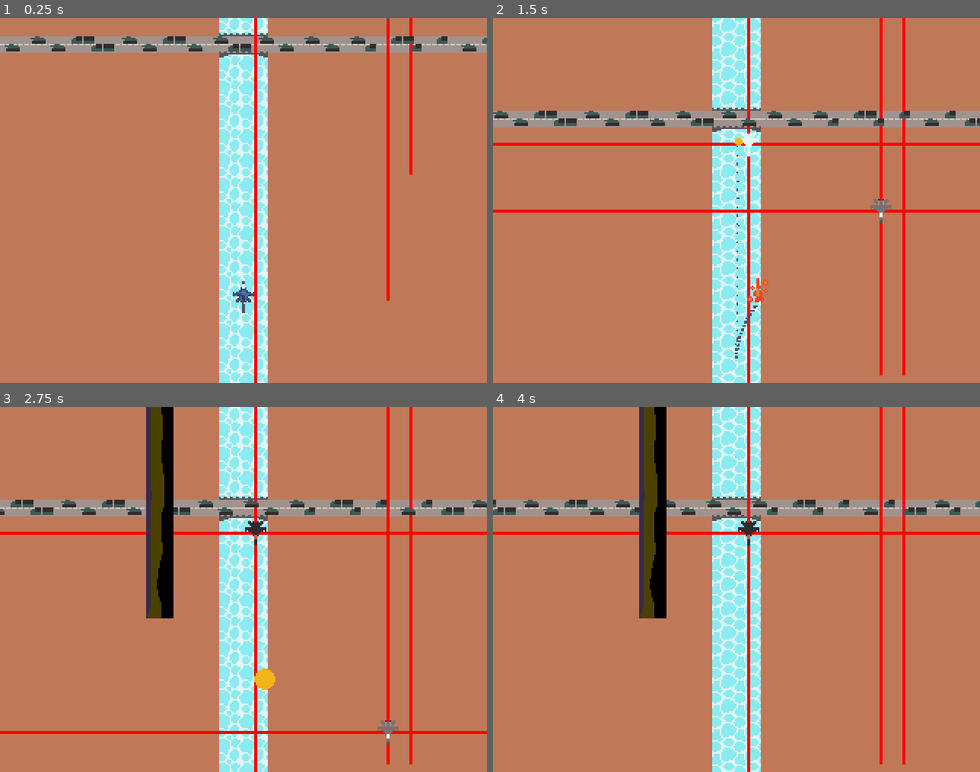
Above: before the commit, frames 1-4 (two rows, left to right).
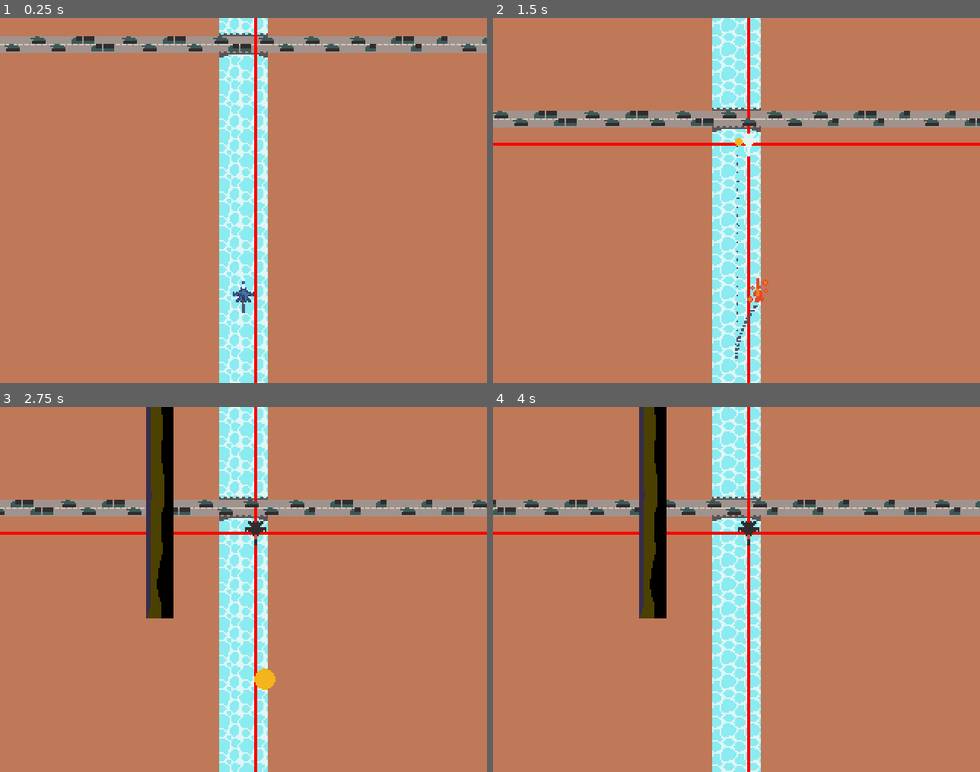
Above: after the commit, the same moments.

Repository: Vanawy/river-raid-godot
Game: Godot game, scene res://main.tscn
The game is run twice, just before and just after one commit, with the same random seed, the same clock (stepped at 60 frames per second) and the same inputs.
Inputs:
- Up to frame 1 (0.25 s): no input
- Up to frame 2 (1.5 s): hold D (move_right) 0.53-1.28 s; tap Space (player_fire) at 0.6, 1.35 s; hold S (move_down) from 1.28 s (still down)
- Up to frame 3 (2.75 s): release S (move_down) at 2.03 s; hold D (move_right) from 2.03 s (still down); tap Space (player_fire) at 2.1 s
- Up to frame 4 (4 s): release D (move_right) at 2.78 s; hold Up (move_up) 2.78-3.53 s; tap Space (player_fire) at 2.85, 3.6 s; hold Left (move_left) from 3.53 s (still down)

The runs differ from the first frame. In frame 1, 0.7% of the frame differs, in the area x 79-85%, y 0-78%; in frame 2, 2.1%; in frame 3, 2.1%, in the area x 0-100%, y 0-98%; in frame 4, 1.2%.

Commit message:
Add types

Diff:
--- a/Bridge.gd
+++ b/Bridge.gd
@@ -1,21 +1,23 @@
 extends Node2D
 
-@onready var bridgeEntity = $Bridge as Enemy
+@onready var bridgeEntity: Enemy = $Bridge
 
-@onready var vehiclesLine = $Vehicles as GPUParticles2D
-@onready var vehiclesLine2 = $Vehicles2 as GPUParticles2D
+@onready var vehiclesLine: GPUParticles2D = $Vehicles
+@onready var vehiclesLine2: GPUParticles2D = $Vehicles2
 
-@onready var spriteOk = $Bridge/Ok
-@onready var spriteDestroyed = $Sunk
+@onready var spriteOk: Sprite2D = $Bridge/Ok
+@onready var spriteDestroyed: Sprite2D = $Sunk
 
 # Called when the node enters the scene tree for the first time.
 func _ready() -> void:
 	spriteDestroyed.visible = false
-	bridgeEntity.destroyed.connect(func():
-		vehiclesLine.emitting = false
-		vehiclesLine.visible = false
-		vehiclesLine2.emitting = false
-		vehiclesLine2.visible = false
-		spriteOk.visible = false
-		spriteDestroyed.visible = true
-	)
+	@warning_ignore("unsafe_method_access")
+	bridgeEntity.destroyed.connect(destroy)
+
+func destroy() -> void:
+	vehiclesLine.emitting = false
+	vehiclesLine.visible = false
+	vehiclesLine2.emitting = false
+	vehiclesLine2.visible = false
+	spriteOk.visible = false
+	spriteDestroyed.visible = true
--- a/Jet.gd
+++ b/Jet.gd
@@ -9,46 +9,47 @@
 	FULL_RIGHT,
 }
 
-var H_SPEED = 70
+var H_SPEED: float = 70
 
-var BASE_V_SPEED = 70
-var V_SPEED_CHANGE = 100
+var BASE_V_SPEED: float = 70
+var V_SPEED_CHANGE: float = 100
 
 @onready var sprite : AnimatedSprite2D = $AnimatedSprite2D
 @onready var smoke_emitter : GPUParticles2D = $Smoke
 @onready var flares : GPUParticles2D = $Flares
 
-@onready var rocket_scn = preload("res://jet/rocket.tscn")
+@onready var rocket_scn: PackedScene = preload("res://jet/rocket.tscn")
 
 
-var velocity = Vector2.ZERO
+var velocity: Vector2 = Vector2.ZERO
 var state : States = States.FORWARD
 
-var is_dead = false
+var is_dead: bool = false
 
-@export var _flares_count = 3
+@export var _flares_count: int = 3
 
-func _ready():
+func _ready() -> void:
 	var hitbox : Area2D = $Hitbox
 	hitbox.body_entered.connect(on_collision)
 	var countermeasures_area : Area2D = $CounterMeasuresArea
-	countermeasures_area.body_entered.connect(func(body: Node2D):
+	countermeasures_area.body_entered.connect(func(body: Node2D) -> void:
 		if body is EnemyRocket:
 			launch_flares(body)
 	)
 
 
-func on_collision(body : Node2D):
+func on_collision(body : Node2D) -> void:
 	if body is EnemyRocket:
-		if not body.is_confused:
+		var enemy_rocket: EnemyRocket = body
+		if not enemy_rocket.is_confused:
 			death()
-			body.destroy()
+			enemy_rocket.destroy()
 	if body is Level:
 		death()
 	if body is Enemy:
 		death()
 
-func _process(_delta):
+func _process(_delta: float) -> void:
 	if is_dead:
 		return
 
@@ -56,15 +57,15 @@
 	if Input.is_action_just_pressed("player_fire"):
 		fire()
 
-func fire():
-	var new_rocket = rocket_scn.instantiate() as Rocket
+func fire() -> void:
+	var new_rocket: Rocket = rocket_scn.instantiate()
 	add_sibling.call_deferred(new_rocket)
 	new_rocket.speed += -velocity.y
 	new_rocket.global_position = global_position
 	new_rocket.global_rotation = -PI/2
 
-func update_state():
-	var hspeed = abs(velocity.x)
+func update_state() -> void:
+	var hspeed: float = abs(velocity.x)
 	if hspeed > 24:
 		state = States.FULL_LEFT if velocity.x < 0 else States.FULL_RIGHT
 	elif hspeed > 2:
@@ -74,11 +75,11 @@
 
 	sprite.frame = state
 
-func _physics_process(delta):
+func _physics_process(delta: float) -> void:
 	if is_dead:
 		return
 
-	var move = Input.get_vector("move_left", "move_right", "move_up", "move_down")
+	var move: Vector2 = Input.get_vector("move_left", "move_right", "move_up", "move_down")
 
 	velocity.x = lerpf(velocity.x, H_SPEED * move.x, delta * 3)
 	velocity.y = lerpf(velocity.y, -BASE_V_SPEED + move.y * V_SPEED_CHANGE, delta * 5)
@@ -87,20 +88,20 @@
 	position += velocity * delta
 
 
-func death():
+func death() -> void:
 	is_dead = true
 	velocity = Vector2.ZERO
 	create_explosion()
-	$Smoke.emitting = false
-	$AnimatedSprite2D.visible = false
+	smoke_emitter.emitting = false
+	sprite.visible = false
 
-@onready var explosion_scenes = [
+@onready var explosion_scenes: Array[PackedScene] = [
 	preload("res://jet/explosion_top.tscn"),
 	preload("res://jet/explosion_left.tscn"),
 	preload("res://jet/explosion_right.tscn"),
 ]
 
-func launch_flares(rocket: Node2D):
+func launch_flares(rocket: EnemyRocket) -> void:
 		if rocket.is_confused:
 			return
 		if _flares_count < 1:
@@ -112,11 +113,11 @@
 		if (is_instance_valid(rocket)):
 			rocket.confuse()
 
-func create_explosion():
-	var n = 0
+func create_explosion() -> void:
+	var n: int = 0
 	if state > States.FORWARD:
 		n = 2
 	elif state < States.FORWARD:
 		n = 1
-	var explosion = explosion_scenes[n].instantiate() as Node2D
+	var explosion: Node2D = explosion_scenes[n].instantiate()
 	add_child.call_deferred(explosion)
--- a/enemies/AntiAirRocketLauncher.gd
+++ b/enemies/AntiAirRocketLauncher.gd
@@ -2,12 +2,12 @@
 
 @export var detection_area : Area2D
 
-@onready var rocket_tscn = preload("res://enemies/rocket.tscn")
+@onready var rocket_tscn: PackedScene = preload("res://enemies/rocket.tscn")
 
 func _ready() -> void:
 	detection_area.body_entered.connect(target_detected)
 
-func target_detected(target : Node2D):
+func target_detected(target : Node2D) -> void:
 	if not target is Jet:
 		return
 	print("target detected")
@@ -15,8 +15,8 @@
 	print("launch rocket")
 	launch_rocket(target)
 
-func launch_rocket(target : Jet):
-	var new_rocket = rocket_tscn.instantiate() as EnemyRocket
+func launch_rocket(target : Jet) -> void:
+	var new_rocket: EnemyRocket = rocket_tscn.instantiate()
 	get_tree().get_root().add_child.call_deferred(new_rocket)
 	new_rocket.set_target(target)
 	new_rocket.global_position = global_position
--- a/enemies/EnemySpawner.gd
+++ b/enemies/EnemySpawner.gd
@@ -1,25 +1,34 @@
 extends Node2D
 class_name EnemySpawner
 
+var spawn_area : Vector2;
+var level : Level;
+var enemies_spawned: bool = false;
 
-func spawn_jets(bot_left: Node2D, top_right: Node2D, count: int):
-	var spawn_area = Vector2(
-		top_right.position.x - bot_left.position.x,
-		abs(bot_left.position.y - top_right.position.y)
-	)
+@onready var enemy_jet_scene: PackedScene = preload("res://enemies/jet/enemy_jet.tscn")
 
-	var enemy_jet_scene = preload("res://enemies/jet/enemy_jet.tscn")
+func spawn_jets(_level: Level, count: int) -> void:
+	level = _level
+	spawn_area = level.top_right.position - level.bot_left.position
 
-	for i in range(count):
-		var pos = bot_left.global_position + Vector2(
+	for i: int  in range(count):
+		var pos := Vector2(
 			randf_range(0, spawn_area.x),
-			-randf_range(0, spawn_area.y),
+			randf_range(0, spawn_area.y),
 		)
 
-		var enemy = enemy_jet_scene.instantiate() as EnemyJet
-		enemy.global_position = pos
+		var enemy: EnemyJet = enemy_jet_scene.instantiate()
+		enemy.position = pos
 		enemy.rotate(PI)
-		add_sibling(enemy)
+		level.add_child(enemy)
 
 
-		print("enemy spawned at " + str(pos.x) + ", " + str(pos.y))
+		print("enemy spawned at " + str(enemy.global_position.x) + ", " + str(enemy.global_position.y))
+
+	enemies_spawned = true
+
+func _draw() -> void:
+	if !enemies_spawned:
+		queue_redraw()
+		return
+	draw_rect(Rect2(level.position, spawn_area), Color.GREEN, false, 10.0);
--- a/enemies/enemy_rocket.gd
+++ b/enemies/enemy_rocket.gd
@@ -1,25 +1,28 @@
 extends AnimatableBody2D
 class_name EnemyRocket
 
-const MAX_SPEED = 140
+const MAX_SPEED: float = 140
 
-@export var speed = 30
+@export var speed: float = 30
+@export var target: Jet = null
 
-@export var target : Jet = null
+var is_confused: bool = false
+var target_rotation: float = rotation
 
-var is_confused = false
-
-var target_rotation = rotation
+@onready var hitbox: CollisionShape2D = $CollisionShape2D
+@onready var explosion: AnimatedSprite2D = $Explosion
+@onready var sprite: AnimatedSprite2D = $Sprite
+@onready var smoke_emitter: GPUParticles2D = $Smoke
 
 # Called when the node enters the scene tree for the first time.
-func _ready():
-	var visibility_notifier = $VisibleOnScreenNotifier2D as VisibleOnScreenNotifier2D
+func _ready() -> void:
+	var visibility_notifier: VisibleOnScreenNotifier2D = $VisibleOnScreenNotifier2D
 	visibility_notifier.screen_exited.connect(destroy)
 
 func _process(_delta: float) -> void:
 	queue_redraw()
 
-func _physics_process(delta):
+func _physics_process(delta: float) -> void:
 	if speed == 0:
 		return
 
@@ -28,7 +31,7 @@
 	if (abs(target_rotation - rotation) > 0.1):
 		rotation = lerp(rotation, target_rotation, delta)
 	move_local_x(speed * delta)
-	var col = move_and_collide(Vector2.ZERO) as KinematicCollision2D
+	var col := move_and_collide(Vector2.ZERO)
 	if col and col.get_collider() is Level:
 		destroy()
 
@@ -38,25 +41,25 @@
 		if target.is_dead:
 			confuse()
 
-func confuse():
+func confuse() -> void:
 	is_confused = true
 	target = null
 	target_rotation += [-PI/2, PI/2].pick_random()
 
 
-func destroy():
+func destroy() -> void:
 	speed = 0
-	$CollisionShape2D.set_deferred("disabled", false)
-	$CollisionShape2D/Smoke.emitting = false
-	$CollisionShape2D/Rocket.visible = false
-	var explosion = $Explosion as AnimatedSprite2D
+	hitbox.disabled = false
+	smoke_emitter.emitting = false
+	sprite.visible = false
 	explosion.visible = true
 	explosion.play()
+
 	await explosion.animation_finished
 	await get_tree().create_timer(2).timeout
 	queue_free()
 
-func set_target(new_target : Node2D):
+func set_target(new_target : Node2D) -> void:
 	target = new_target
 
 func _draw() -> void:
--- a/enemies/jet/enemy_jet.gd
+++ b/enemies/jet/enemy_jet.gd
@@ -2,8 +2,8 @@
 class_name EnemyJet
 
 
-var BASE_V_SPEED = 70
-var V_SPEED_CHANGE = 32
+var BASE_V_SPEED: float = 70
+var V_SPEED_CHANGE: float = 32
 
 
 enum States {
@@ -15,20 +15,20 @@
 }
 var state : States = States.FORWARD
 
-var hp = 1
+var hp: int = 1
 
 @onready var sprite : AnimatedSprite2D = $AnimatedSprite2D
 @onready var smoke_emitter : GPUParticles2D = $Smoke
 # @onready var flares : GPUParticles2D = $Flares
 
 
-var velocity = Vector2.ZERO
+var velocity: Vector2 = Vector2.ZERO
 
-var is_dead = false
+var is_dead: bool = false
 
 # @export var _flares_count = 1
 
-func _ready():
+func _ready() -> void:
 	var hitbox : Area2D = $Hitbox
 	hitbox.body_entered.connect(on_collision)
 	# var countermeasures_area : Area2D = $CounterMeasuresArea
@@ -37,19 +37,20 @@
 	# 		launch_flares(body)
 	# )
 
-func on_collision(body : Node2D):
+func on_collision(body : Node2D) -> void:
 	if body is Jet:
 		death()
-		body.death()
+		var jet: Jet = body
+		jet.death()
 
-func _process(_delta):
+func _process(_delta: float) -> void:
 	if is_dead:
 		return
 
 	update_state()
 
-func update_state():
-	var hspeed = abs(velocity.x)
+func update_state() -> void:
+	var hspeed: float = abs(velocity.x)
 	if hspeed > 24:
 		state = States.FULL_LEFT if velocity.x < 0 else States.FULL_RIGHT
 	elif hspeed > 2:
@@ -58,11 +59,11 @@
 		state = States.FORWARD
 	sprite.frame = state
 
-func _physics_process(delta):
+func _physics_process(delta: float) -> void:
 	if is_dead:
 		return
 
-	var z = 0
+	var z: float  = 0
 
 	velocity.y = lerpf(velocity.y, -BASE_V_SPEED + z * V_SPEED_CHANGE, delta * 5)
 	smoke_emitter.amount_ratio = 1 + z * 0.3
@@ -70,27 +71,21 @@
 	position += transform.basis_xform(velocity * delta)
 	#position += velocity * delta
 
-func damage():
+func damage() -> void:
 	if is_dead:
 		return
 	hp -= 1
 	if hp < 1:
 		death()
 
-func death():
+func death() -> void:
 	is_dead = true
 	velocity = Vector2.ZERO
 	create_explosion()
-	$Smoke.emitting = false
+	smoke_emitter.emitting = false
 	sprite.play("explosion")
-	var hitbox = $Hitbox as Area2D
+	var hitbox: Area2D = $Hitbox
 	hitbox.body_entered.disconnect(on_collision)
-
-@onready var explosion_scenes = [
-	preload("res://jet/explosion_top.tscn"),
-	preload("res://jet/explosion_left.tscn"),
-	preload("res://jet/explosion_right.tscn"),
-]
 
 # func launch_flares(rocket: Node2D):
 # 	if rocket.is_confused:
@@ -104,11 +99,11 @@
 # 	if (is_instance_valid(rocket)):
 # 		rocket.confuse()
 
-func create_explosion():
+func create_explosion() -> void:
 	pass
 
 
-func _draw():
-	var size = 1000
+func _draw() -> void:
+	var size: float = 1000
 	draw_line(Vector2(-size, 0), Vector2(size, 0), Color.RED, 2);
 	draw_line(Vector2(0, -size), Vector2(0, size), Color.RED, 2);
--- a/enemies/rocket.tscn
+++ b/enemies/rocket.tscn
@@ -4,9 +4,6 @@
 [ext_resource type="Script" path="res://enemies/enemy_rocket.gd" id="2_2vw3i"]
 [ext_resource type="Texture2D" uid="uid://b58yt6ks1uidw" path="res://smoke1x1.png" id="3_xcf3w"]
 [ext_resource type="Texture2D" uid="uid://8u3mnaoxx7lr" path="res://explosion_top.png" id="4_pl12o"]
-
-[sub_resource type="CircleShape2D" id="CircleShape2D_kinpr"]
-radius = 2.0
 
 [sub_resource type="ParticleProcessMaterial" id="ParticleProcessMaterial_b3qkp"]
 lifetime_randomness = 0.38
@@ -37,6 +34,9 @@
 "name": &"default",
 "speed": 5.0
 }]
+
+[sub_resource type="CircleShape2D" id="CircleShape2D_kinpr"]
+radius = 2.0
 
 [sub_resource type="AtlasTexture" id="AtlasTexture_5pci5"]
 atlas = ExtResource("4_pl12o")
@@ -87,27 +87,29 @@
 scale = Vector2(1, 4.17398)
 rect = Rect2(-5, 0, 10, 100)
 
-[node name="CollisionShape2D" type="CollisionShape2D" parent="."]
-position = Vector2(-2, 0)
+[node name="Smoke" type="GPUParticles2D" parent="."]
+z_index = -1
+position = Vector2(-6, 2.50975e-05)
 rotation = 1.57079
-shape = SubResource("CircleShape2D_kinpr")
-
-[node name="Smoke" type="GPUParticles2D" parent="CollisionShape2D"]
-z_index = -1
-position = Vector2(0, 4)
 amount = 100
 process_material = SubResource("ParticleProcessMaterial_b3qkp")
 texture = ExtResource("3_xcf3w")
 visibility_rect = Rect2(-1, 0, 2, 200)
 
-[node name="Rocket" type="AnimatedSprite2D" parent="CollisionShape2D"]
+[node name="Sprite" type="AnimatedSprite2D" parent="."]
 z_index = 5
-position = Vector2(0, -2)
+position = Vector2(0, -1.25488e-05)
+rotation = 1.57079
 sprite_frames = SubResource("SpriteFrames_bj14m")
 autoplay = "default"
 frame_progress = 0.666847
 centered = false
 offset = Vector2(-2, 0)
+
+[node name="CollisionShape2D" type="CollisionShape2D" parent="."]
+position = Vector2(-2, 0)
+rotation = 1.57079
+shape = SubResource("CircleShape2D_kinpr")
 
 [node name="Explosion" type="AnimatedSprite2D" parent="."]
 visible = false
--- a/enemy.gd
+++ b/enemy.gd
@@ -1,19 +1,15 @@
 extends AnimatableBody2D
 class_name Enemy
 
-@export var hp = 1
+@export var hp : int = 1
 
 signal destroyed
 
-# Called when the node enters the scene tree for the first time.
-func _ready():
-	pass # Replace with function body.
-
-func damage():
+func damage() -> void:
 	hp -= 1
 	if hp < 1:
 		_destroy()
 
-func _destroy():
+func _destroy() -> void:
 	destroyed.emit()
 	queue_free()
--- a/jet/jet.tscn
+++ b/jet/jet.tscn
@@ -48,6 +48,7 @@
 collision_layer = 256
 collision_mask = 13
 script = ExtResource("1_tmj2b")
+_flares_count = null
 
 [node name="AnimatedSprite2D" type="AnimatedSprite2D" parent="."]
 sprite_frames = ExtResource("2_6il8l")
--- a/jet/rocket.gd
+++ b/jet/rocket.gd
@@ -1,40 +1,42 @@
 extends Area2D
 class_name Rocket
 
-var speed = 100
+var speed: float = 100
+
+@onready var smoke: GPUParticles2D = $Smoke
+@onready var sprite: AnimatedSprite2D = $Sprite
+@onready var explosion: AnimatedSprite2D = $Explosion
 
 # Called when the node enters the scene tree for the first time.
-func _ready():
-	var visibility_notifier = $VisibleOnScreenNotifier2D as VisibleOnScreenNotifier2D
+func _ready() -> void:
+	var visibility_notifier: VisibleOnScreenNotifier2D = $VisibleOnScreenNotifier2D
 	visibility_notifier.screen_exited.connect(destroy)
 	body_entered.connect(hit)
 
-# Called every frame. 'delta' is the elapsed time since the previous frame.
-func _process(_delta):
-	pass
 
-func _physics_process(delta):
+func _physics_process(delta: float) -> void:
 	move_local_x(speed * delta)
 
-func destroy():
+func destroy() -> void:
 	speed = 0
-	$Smoke.emitting = false
-	$Rocket.visible = false
-	var explosion = $Explosion as AnimatedSprite2D
+	smoke.emitting = false
+	sprite.visible = false
 	explosion.visible = true
 	explosion.play()
 	await get_tree().create_timer(2).timeout
 	queue_free()
 
-func hit(body : Node2D):
+func hit(body : Node2D) -> void:
 	#if body is Level:
 		#destroy()
 	if body is Enemy:
-		body.damage()
+		var enemy: Enemy = body
+		enemy.damage()
 
 	if body is EnemyJet:
-		if (body as EnemyJet).is_dead:
+		var enemy: EnemyJet = body
+		if enemy.is_dead:
 			return
-		body.damage()
+		enemy.damage()
 
 	destroy()
--- a/jet/rocket.tscn
+++ b/jet/rocket.tscn
@@ -103,7 +103,7 @@
 position = Vector2(-2, 0)
 sprite_frames = SubResource("SpriteFrames_2rdht")
 
-[node name="Rocket" type="AnimatedSprite2D" parent="."]
+[node name="Sprite" type="AnimatedSprite2D" parent="."]
 z_index = 5
 rotation = 1.57079
 sprite_frames = SubResource("SpriteFrames_bj14m")
--- a/level.gd
+++ b/level.gd
@@ -1,23 +1,22 @@
 extends TileMap
 class_name Level
 
-static var count = 0
-var level_id = 0
+static var count: int = 0
+var level_id: int = 0
 
 signal player_almost_reached_bridge
 signal level_created
 
-var cell_size = Vector2(16, 16)
+var cell_size: Vector2 = Vector2(16, 16)
 
 @onready var bot_left: Node2D = $Bot
 @onready var top_right: Node2D = $Top
 @onready var level_end: Node2D = $LevelEnd
 
 @onready var bridge : Enemy = $Bridge/Bridge
-@onready var enemy_spawner : EnemySpawner = $EnemySpawner
 
 # Called when the node enters the scene tree for the first time.
-func _ready():
+func _ready() -> void:
 	Level.count += 1
 	level_id = Level.count
 
@@ -26,19 +25,19 @@
 	generate_level()
 	print("generation - end")
 
-	($UnloadLevelTrigger as Area2D).body_entered.connect(func (_body):
+	var unload_area: Area2D = $UnloadLevelTrigger
+	unload_area.body_entered.connect(func (_body: Node2D) -> void:
 		print("level " + str(level_id) + " destroyed")
 		queue_free()
 	)
 
-	($NextLevelLoadTrigger as Area2D).body_entered.connect(func (_body):
+	var next_level_area: Area2D = $NextLevelLoadTrigger
+	next_level_area.body_entered.connect(func (_body: Node2D) -> void:
 		print("player almost reached end")
 		player_almost_reached_bridge.emit()
 	)
 
 	print("level " + str(level_id) + "created")
-
-	enemy_spawner.spawn_jets(bot_left, top_right, 10)
 
 	level_created.emit()
 
@@ -49,9 +48,9 @@
 		get_tree().reload_current_scene()
 
 
-func generate_level():
+func generate_level() -> void:
 
-	var bot_left_coordinates = local_to_map(bot_left.position)
+	var bot_left_coordinates: Vector2 = local_to_map(bot_left.position)
 	bot_left_coordinates.y -= 1
 
 	var grid_size : Vector2 = abs((bot_left.position - top_right.position) / cell_size)
@@ -68,45 +67,45 @@
 		#print(curve(i / 10.0))
 		#print(noise.get_noise_1d(i) * curve(i / 10.0))
 
-	var image = Image.create(grid_size.x, grid_size.y, false, Image.FORMAT_RGBA8);
+	var image := Image.create(grid_size.x, grid_size.y, false, Image.FORMAT_RGBA8);
 
 	image.fill(Color.BLACK)
 
-	var curve_color = Color.WHITE
+	var curve_color := Color.WHITE
 	curve_color.a = 0.3
-	var rand_color = Color.RED
+	var rand_color := Color.RED
 	rand_color.a = 0.3
-	var comb_color = Color.GOLD
+	var comb_color := Color.GOLD
 	comb_color.a = 0.3
-	var width_color = Color.BLUE
+	var width_color := Color.BLUE
 	width_color.a = 0.3
 
-	var tree = get_tree()
+	var tree := get_tree()
 
 	for y in range(grid_size.y):
 		if tree:
 			await tree.process_frame
 
 		var yn: float = y / grid_size.y
-		var c = curve(yn)
-		var r = displacement_noise.get_noise_1d(y) / 2
-		var displacement_n = 0.5 + r * c * 0.7
-		var displacement = displacement_n * grid_size.x
+		var c := curve(yn)
+		var r := displacement_noise.get_noise_1d(y) / 2
+		var displacement_n := 0.5 + r * c * 0.7
+		var displacement := displacement_n * grid_size.x
 
-		var min_width = 2
-		var max_width = 6
-		var width = min_width \
+		var min_width := 2
+		var max_width := 6
+		var width := min_width \
 			+ absf(width_noise.get_noise_1d(y)) * c \
 			* (max_width - min_width)
 
-		var left_b = displacement - width
-		var right_b = displacement + width
+		var left_b := displacement - width
+		var right_b := displacement + width
 
 
 		for x in range(grid_size.x):
 			var xn: float = x / grid_size.x
-			var color = Color.BLACK
-			var place_tile = true
+			var color := Color.BLACK
+			var place_tile := true
 
 			#if xn < c:
 				#color = color.blend(curve_color)
@@ -129,7 +128,7 @@
 			if place_tile:
 				set_cell(
 					0,
-					bot_left_coordinates + Vector2i(x, -y),
+					bot_left_coordinates + Vector2(x, -y),
 					0,
 					Vector2(3, 2),
 					0
@@ -140,7 +139,7 @@
 	#image.unlock()
 
 	# If it's the first time, or if you want to upload the whole image
-	var texture = ImageTexture.create_from_image(image)
+	var texture := ImageTexture.create_from_image(image)
 	($"../Sprite2D" as Sprite2D).texture = texture
 
 
--- a/level.tscn
+++ b/level.tscn
@@ -6,7 +6,6 @@
 [ext_resource type="Texture2D" uid="uid://nq7wy07f7eff" path="res://p_vehicles.png" id="4_22n7y"]
 [ext_resource type="Texture2D" uid="uid://cngj2e3n1au6w" path="res://spritesheet.png" id="5_ib5mq"]
 [ext_resource type="Script" path="res://enemy.gd" id="6_t8jai"]
-[ext_resource type="Script" path="res://enemies/EnemySpawner.gd" id="7_d4uah"]
 
 [sub_resource type="RectangleShape2D" id="RectangleShape2D_05i8x"]
 size = Vector2(320, 512)
@@ -111,6 +110,3 @@
 [node name="CollisionShape2D" type="CollisionShape2D" parent="Bridge/Bridge"]
 position = Vector2(16, 8)
 shape = SubResource("RectangleShape2D_g5jmo")
-
-[node name="EnemySpawner" type="Node2D" parent="."]
-script = ExtResource("7_d4uah")
--- a/level_manager.gd
+++ b/level_manager.gd
@@ -1,9 +1,10 @@
 extends Node2D
 class_name LevelManager
 
-var level_scene = preload("res://level.tscn")
+var level_scene : PackedScene = preload("res://level.tscn")
 
 @onready var current_level : Level = $Level
+@onready var enemy_spawner : EnemySpawner = $EnemySpawner
 var next_level : Level = null
 
 # Called when the node enters the scene tree for the first time.
@@ -15,12 +16,18 @@
 func _process(_delta: float) -> void:
 	pass
 
-func switch_level():
+func switch_level() -> void:
 	current_level = next_level
 	next_level = null
+	enemy_spawner.spawn_jets(
+		current_level,
+		10
+	)
 
-func generate_next_level():
-	var new_level = level_scene.instantiate() as Level
+
+
+func generate_next_level()  -> void:
+	var new_level: Level = level_scene.instantiate()
 	new_level.global_position = Vector2(-10000, 0)
 	add_child.call_deferred(new_level)
 	new_level.player_almost_reached_bridge.connect(generate_next_level)
--- a/level_manager.tscn
+++ b/level_manager.tscn
@@ -1,7 +1,8 @@
-[gd_scene load_steps=4 format=3 uid="uid://c00tkgqhnwlyi"]
+[gd_scene load_steps=5 format=3 uid="uid://c00tkgqhnwlyi"]
 
 [ext_resource type="Script" path="res://level_manager.gd" id="1_eo632"]
 [ext_resource type="PackedScene" uid="uid://ch67xec0i6ulx" path="res://level.tscn" id="2_bhyff"]
+[ext_resource type="Script" path="res://enemies/EnemySpawner.gd" id="4_mc81t"]
 [ext_resource type="Texture2D" uid="uid://256xhn5uso6o" path="res://jet/rocket.png" id="7_eq5um"]
 
 [node name="LevelManager" type="Node2D"]
@@ -14,3 +15,6 @@
 position = Vector2(-64, -256)
 texture = ExtResource("7_eq5um")
 centered = false
+
+[node name="EnemySpawner" type="Node2D" parent="."]
+script = ExtResource("4_mc81t")
--- a/project.godot
+++ b/project.godot
@@ -15,6 +15,14 @@
 run/main_scene="res://main.tscn"
 config/features=PackedStringArray("4.2", "Forward Plus")
 config/icon="res://icon.svg"
+
+[debug]
+
+gdscript/warnings/unassigned_variable=2
+gdscript/warnings/untyped_declaration=2
+gdscript/warnings/unsafe_property_access=1
+gdscript/warnings/unsafe_method_access=1
+gdscript/warnings/unsafe_cast=1
 
 [display]
 
Not shown: 1 places in level.tscn that only renumber resources
